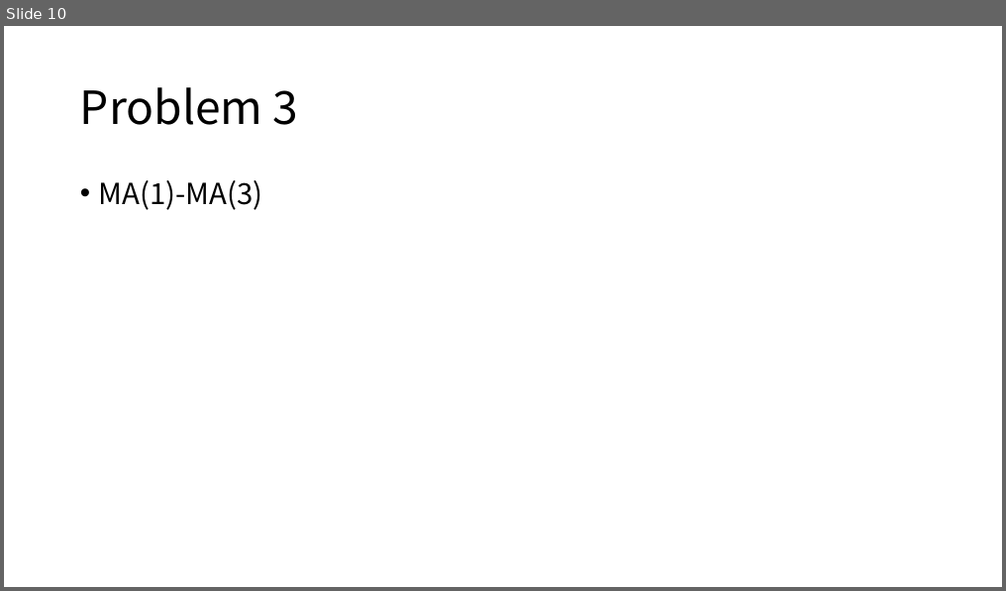
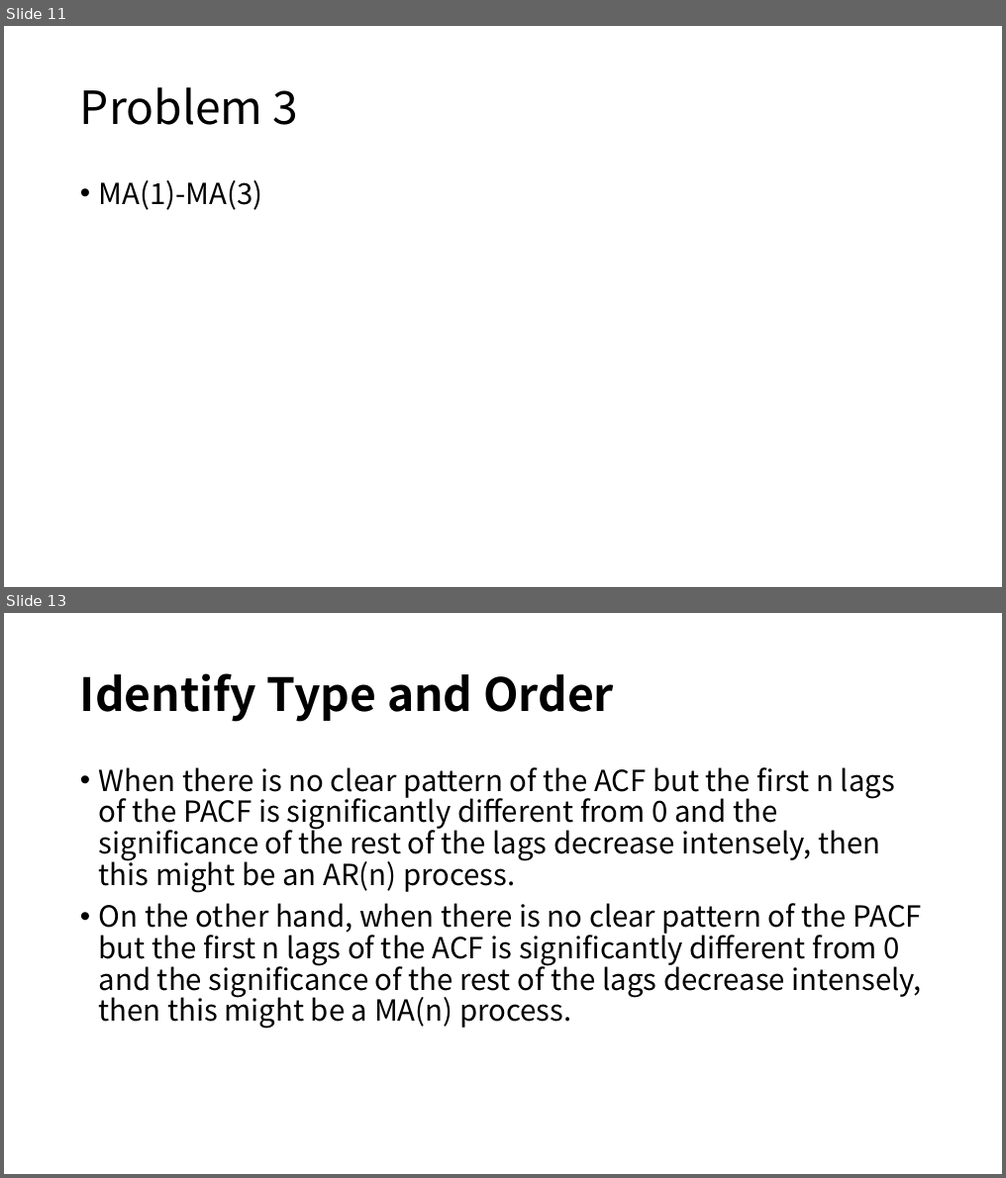
Before and after one commit to ZcPFred/FT590, a slide deck: Week02/590 week02.pptx. Shown one above the other, each under a label of ours: slide 10 before the commit, slides 11 and 13 after it; the slides between them are not shown. The pictures are 1006x591 and 1006x1178 pixels, drawn with LibreOffice and Linux fonts; fonts in the diff are those of the drawing. Boxes give left, top, right and bottom in pixels: in the first picture for what was removed or moved away, otherwise in the second. Text is boxed around its words. In the diff, an @@ line names an element or a change of style, - is before the commit and + after.

```diff
--- a/Week02/590 week02.pptx
+++ b/Week02/590 week02.pptx
@@ slide 13 added at box(4, 613, 1002, 1174), background #FFFFFF @@
@@ title added at box(80, 673, 614, 722), 44 pt, text #000000, bold @@
+Identify Type and Order
@@ text added at box(99, 767, 922, 1029), 28 pt, text #000000 @@
+• When there is no clear pattern of the ACF but the first n lags of the PACF is significantly different from 0 and the significance of the rest of the lags decrease intensely, then this might be an AR(n) process.
+• On the other hand, when there is no clear pattern of the PACF but the first n lags of the ACF is significantly different from 0 and the significance of the rest of the lags decrease intensely, then this might be a MA(n) process.
@@ what was slide 10 is now slide 11 @@
```
Also in this commit, not shown: 2 slides changed, 3 other slides added, 2 slides removed.
